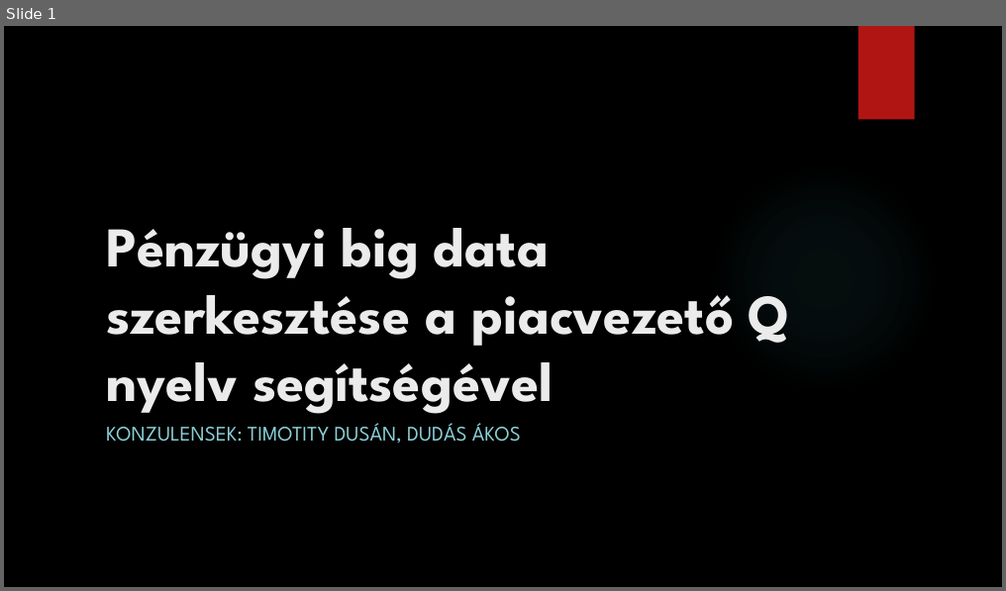
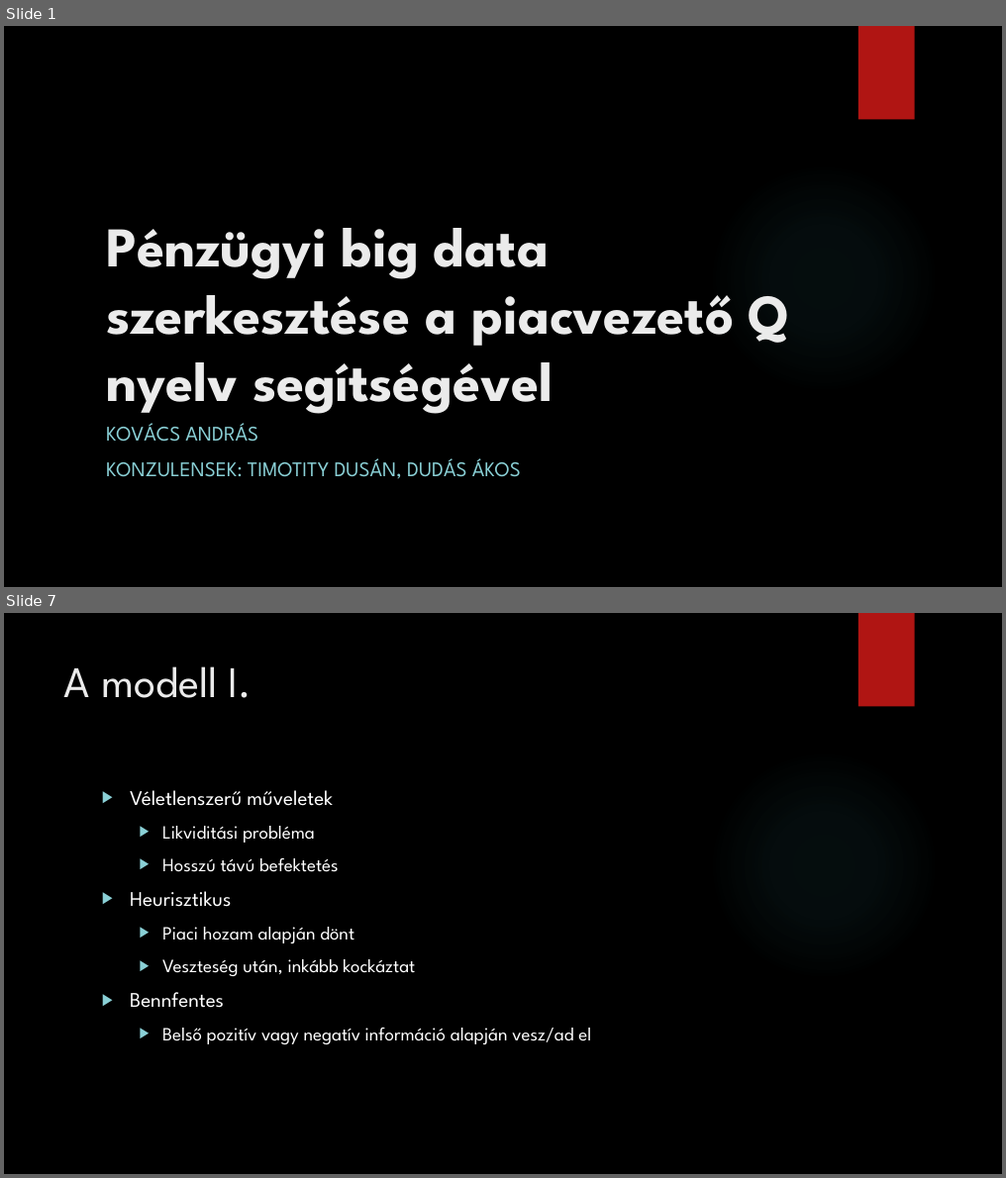
Before and after one commit to kovand11/Msc-Onlab2, a slide deck: Presentation/Pénzügyi big data szerkesztése.pptx. Shown one above the other, each under a label of ours: slide 1 before the commit, slides 1 and 7 after it; the slides between them are not shown. The pictures are 1006x591 and 1006x1178 pixels, drawn with LibreOffice and Linux fonts; fonts in the diff are those of the drawing; background and template pictures are left out. Boxes give left, top, right and bottom in pixels: in the first picture for what was removed or moved away, otherwise in the second. Text is boxed around its words. In the diff, an @@ line names an element or a change of style, - is before the commit and + after.

```diff
--- a/Presentation/Pénzügyi big data szerkesztése.pptx
+++ b/Presentation/Pénzügyi big data szerkesztése.pptx
@@ slide 7 added at [4, 613, 1002, 1174], background picture (left out); not listed: 2 template elements that a slide beside it also shows @@
@@ title added at [64, 666, 252, 698], 42 pt, text #EBEBEB @@
+A modell I.
@@ text added at [130, 790, 591, 1045], 18 pt, text #FFFFFF @@
+▶ Véletlenszerű műveletek
+  ▶ Likviditási probléma
+  ▶ Hosszú távú befektetés
+▶ Heurisztikus
+  ▶ Piaci hozam alapján dönt
+  ▶ Veszteség után, inkább kockáztat
+▶ Bennfentes
+  ▶ Belső pozitív vagy negatív információ alapján vesz/ad el
@@ slide 1 changed as well @@
@@ subtitle at [106, 423, 258, 442]: paragraph added @@
+KOVÁCS ANDRÁS
```
Also in this commit, not shown: 9 other slides added, 1 slide removed, 10 other files.
